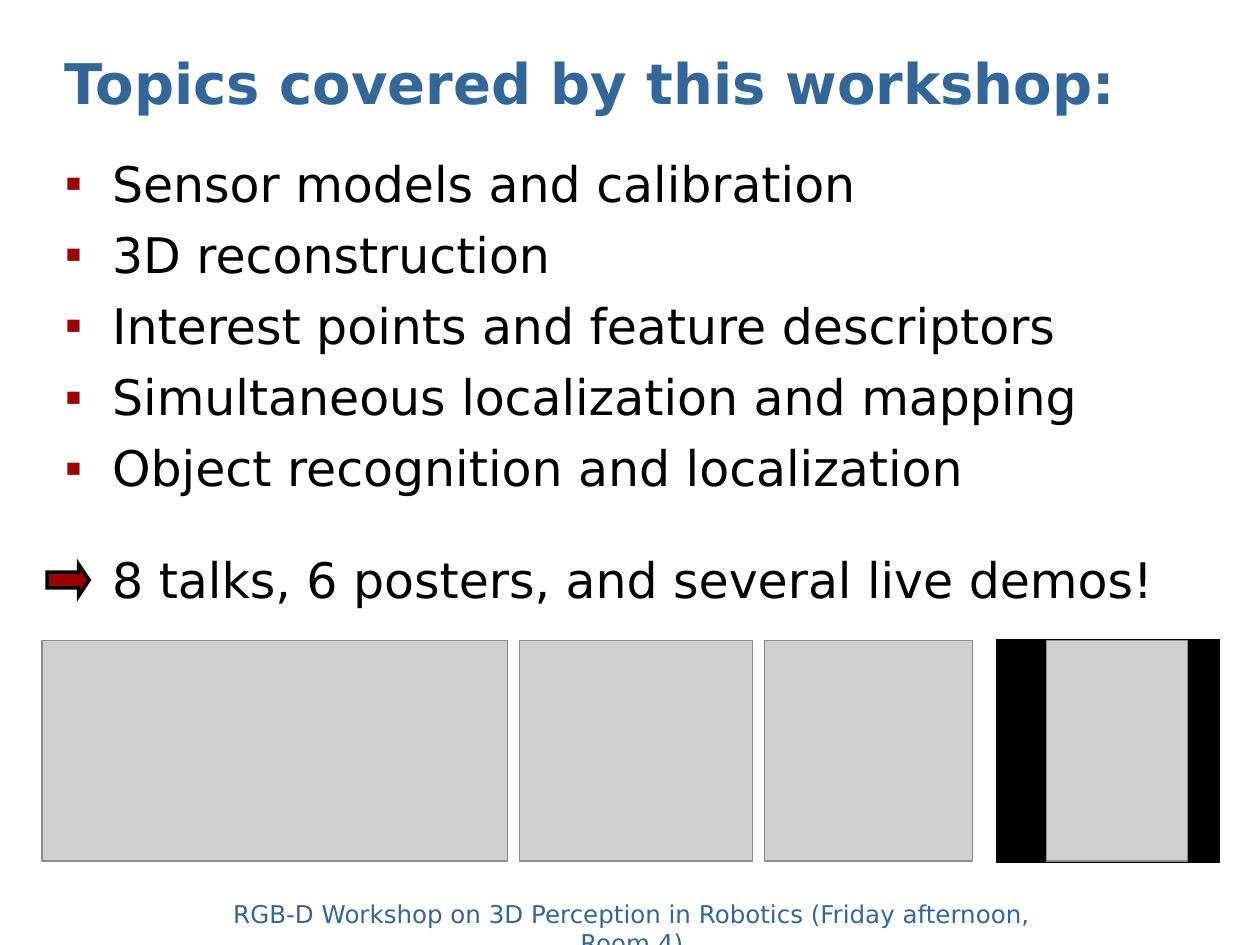
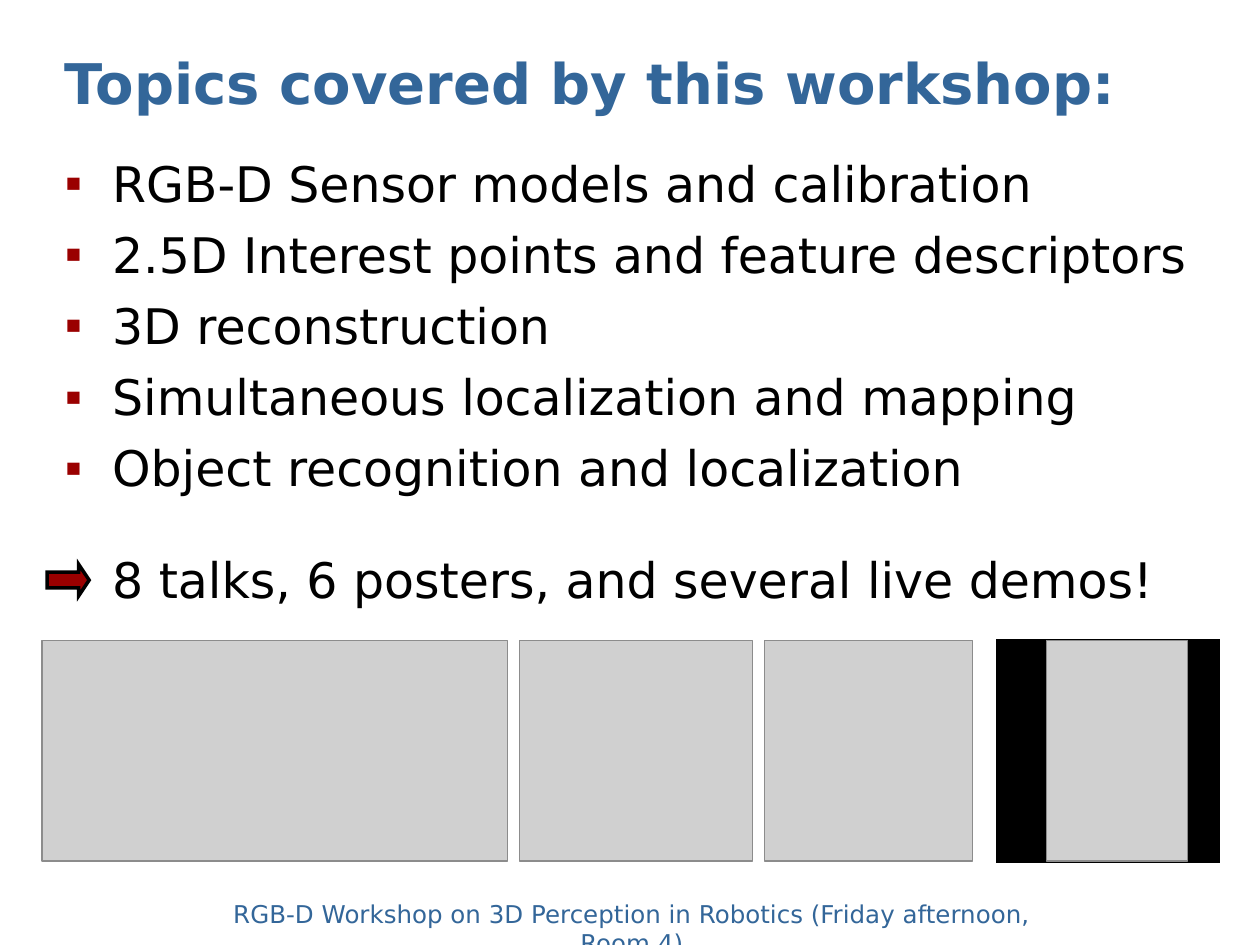
Before and after one commit to dejanpan/rgbd2011, a slide deck: slide 3 of presentations/sturm11rgbd.ppt. Drawn at 1260x945 pixels with LibreOffice and Linux fonts; fonts in the diff are those of the drawing; grey boxes stand for pictures. Boxes give left, top, right and bottom in pixels: in the first picture for what was removed or moved away, otherwise in the second. Text is boxed around its words. In the diff, an @@ line names an element or a change of style, - is before the commit and + after.

Commit message:
update

```diff
--- a/presentations/sturm11rgbd.ppt
+++ b/presentations/sturm11rgbd.ppt
@@ text at box(112, 164, 1186, 284): text changed @@
-▪ Sensor models and calibration
+▪ RGB-D Sensor models and calibration
+▪ 2.5D Interest points and feature descriptors
@@ text at box(112, 306, 1055, 355): paragraph removed @@
-▪ Interest points and feature descriptors
```
